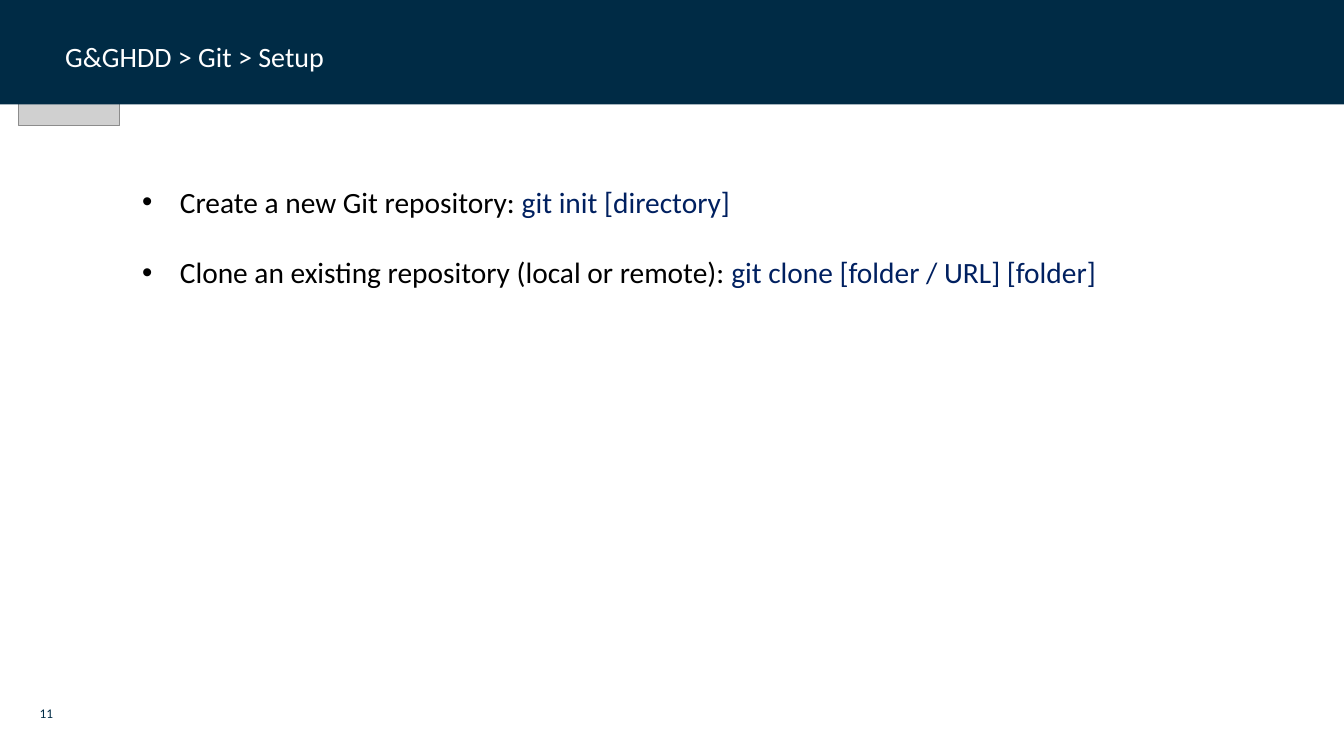
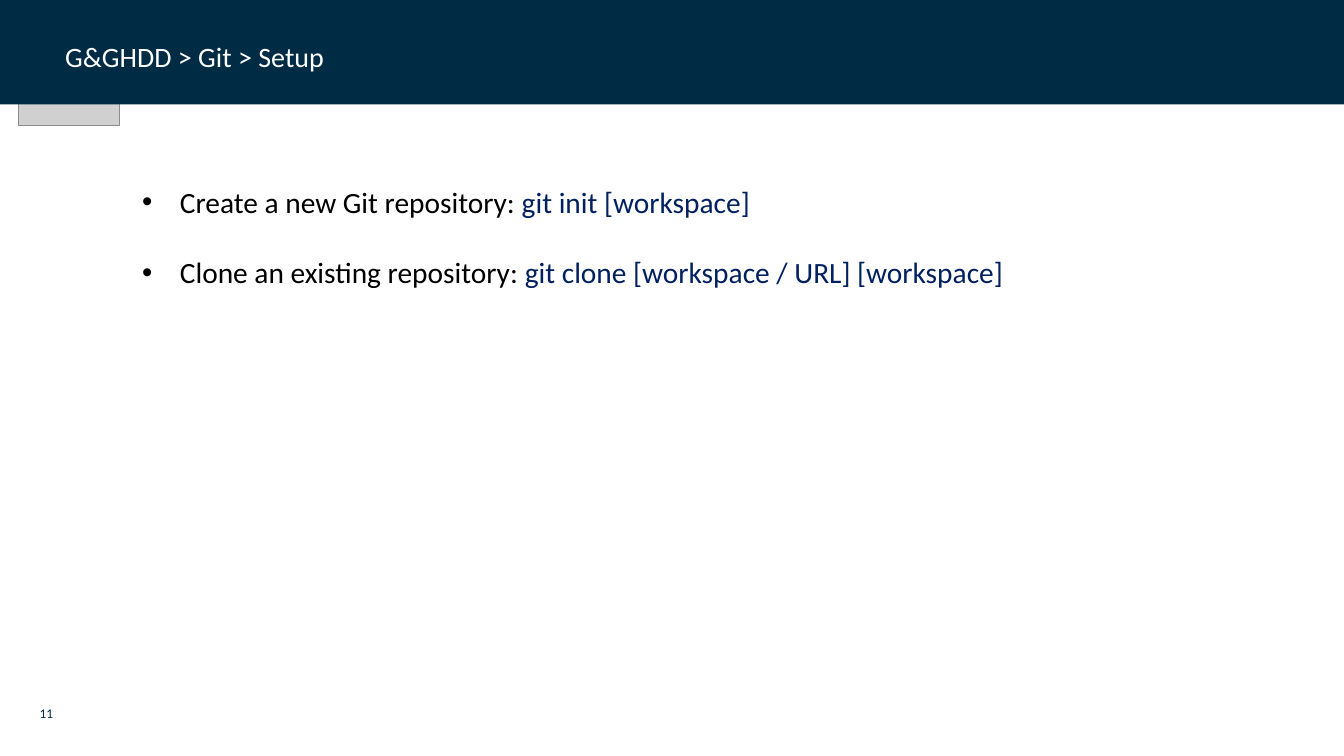
Before and after one commit to dfds/dojo, a slide deck: slide 11 of workshops/git-github-deep-dive/git_github_deep_dive.pptx. Drawn at 1344x756 pixels with LibreOffice and Linux fonts; fonts in the diff are those of the drawing; grey boxes stand for pictures; background and template pictures are left out. Boxes give left, top, right and bottom in pixels: in the first picture for what was removed or moved away, otherwise in the second. Text is boxed around its words. In the diff, an @@ line names an element or a change of style, - is before the commit and + after.

```diff
--- a/workshops/git-github-deep-dive/git_github_deep_dive.pptx
+++ b/workshops/git-github-deep-dive/git_github_deep_dive.pptx
@@ text at [180, 191, 1003, 288]: text changed; text colour #000000 to #002060 @@
-• Create a new Git repository: git init [directory]
-• Clone an existing repository (local or remote): git clone [folder / URL] [folder]
+• Create a new Git repository: git init [workspace]
+• Clone an existing repository: git clone [workspace / URL] [workspace]
```
Also in this commit, not shown: 7 other slides changed.
